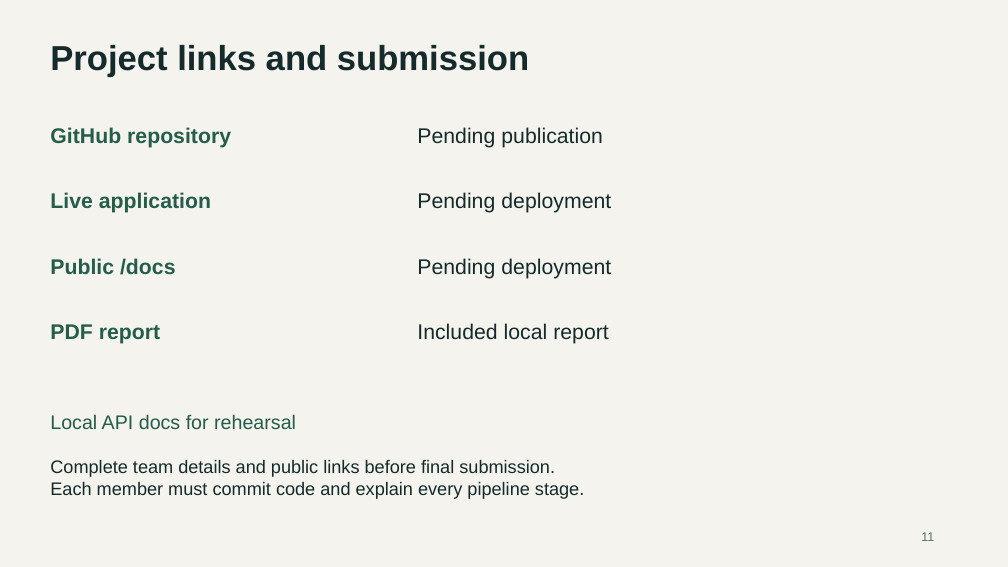
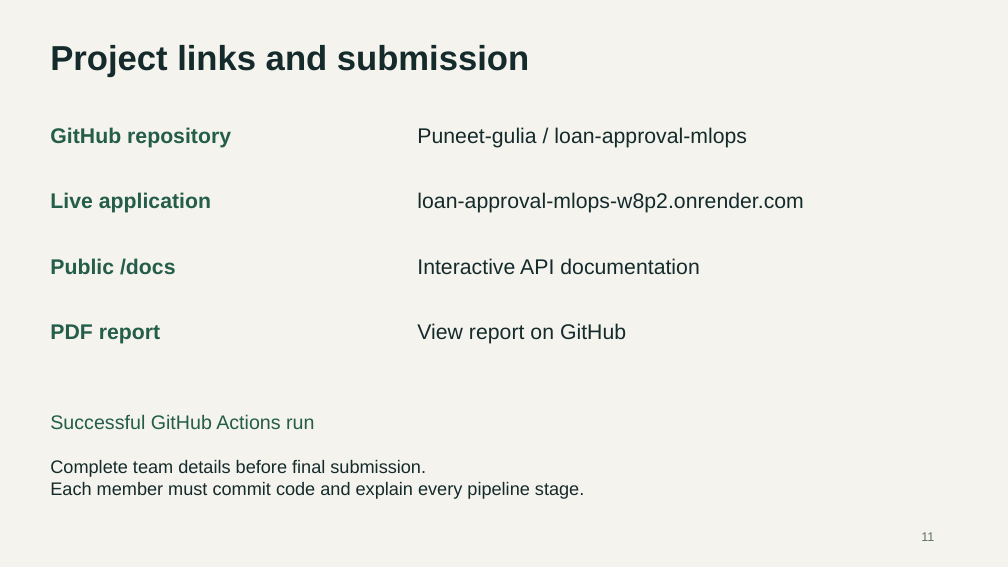
Before and after one commit to Puneet-gulia/loan-approval-mlops, a slide deck: slide 11 of docs/Loan_Approval_Presentation.pptx. Drawn at 1008x567 pixels with LibreOffice and Linux fonts; fonts in the diff are those of the drawing. Boxes give left, top, right and bottom in pixels: in the first picture for what was removed or moved away, otherwise in the second. Text is boxed around its words. In the diff, an @@ line names an element or a change of style, - is before the commit and + after.

Commit message:
Update submission documents with live links and verification results

```diff
--- a/docs/Loan_Approval_Presentation.pptx
+++ b/docs/Loan_Approval_Presentation.pptx
@@ text at (417,127,747,148): text changed @@
-Pending publication
+Puneet-gulia / loan-approval-mlops
@@ text at (417,192,804,213): text changed @@
-Pending deployment
+loan-approval-mlops-w8p2.onrender.com
@@ text at (417,258,700,275): text changed @@
-Pending deployment
+Interactive API documentation
@@ text at (417,323,626,344): text changed @@
-Included local report
+View report on GitHub
@@ text at (50,414,314,429): text changed @@
-Local API docs for rehearsal
+Successful GitHub Actions run
@@ text at (50,460,426,477): text changed @@
-Complete team details and public links before final submission.
+Complete team details before final submission.
```
Also in this commit, not shown: 3 other slides changed, 1 slide added, 1 slide removed, 1 other file.
